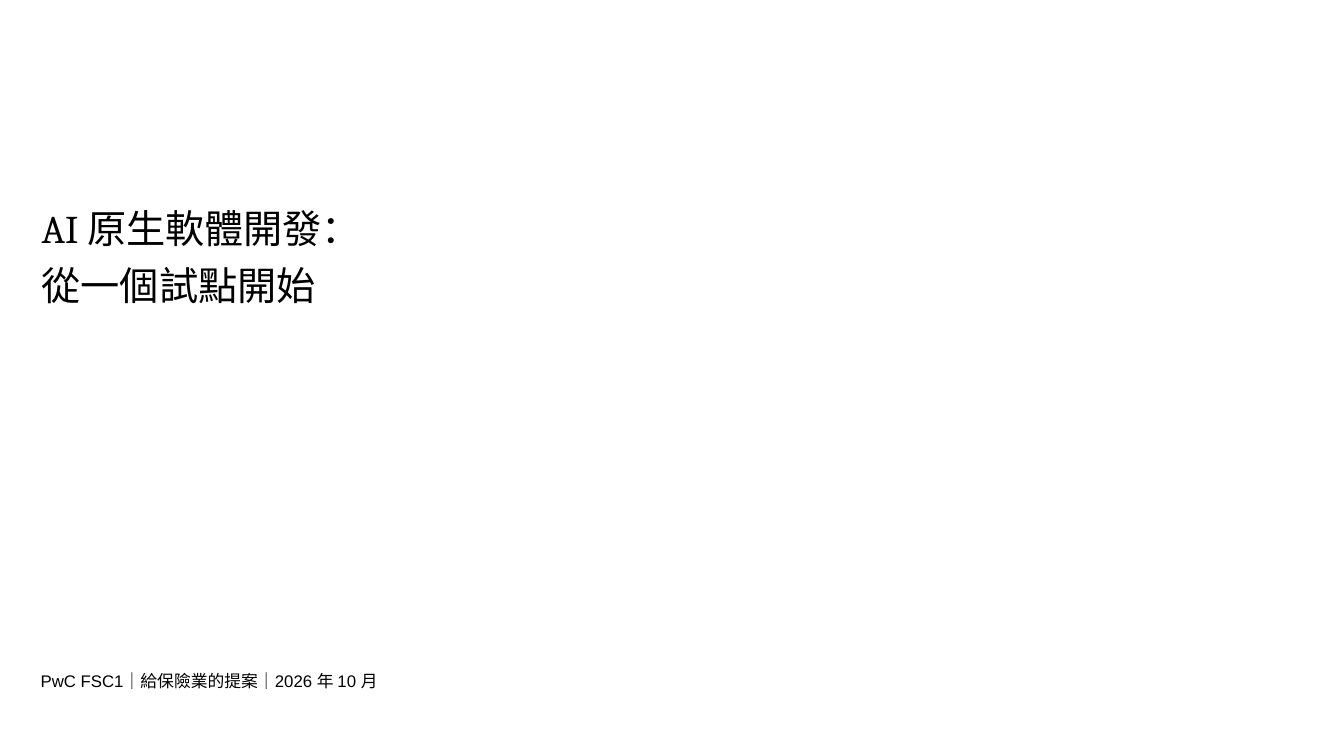
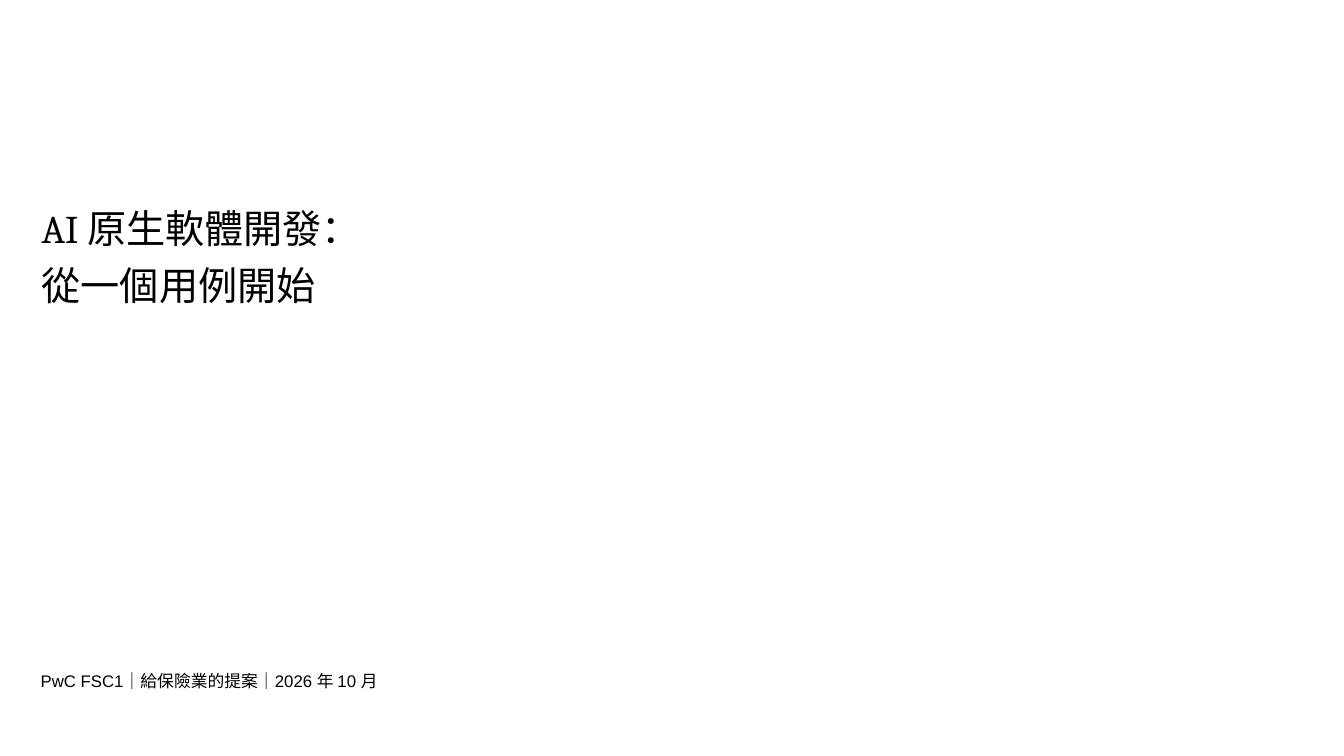
Before and after one commit to Robshao/PwC_FSC1, a slide deck: slide 1 of research/ai-native-sdlc/AI原生軟體開發_合夥人提案簡報.pptx. Drawn at 1344x756 pixels with LibreOffice and Linux fonts; fonts in the diff are those of the drawing; background and template pictures are left out. Boxes give left, top, right and bottom in pixels: in the first picture for what was removed or moved away, otherwise in the second. Text is boxed around its words. In the diff, an @@ line names an element or a change of style, - is before the commit and + after.

```diff
--- a/research/ai-native-sdlc/AI原生軟體開發_合夥人提案簡報.pptx
+++ b/research/ai-native-sdlc/AI原生軟體開發_合夥人提案簡報.pptx
@@ title at [42,267,316,304]: text changed @@
-從一個試點開始
+從一個用例開始
```
Also in this commit, not shown: 15 other slides changed, 5 slides added, 12 slides removed, 4 other files.
